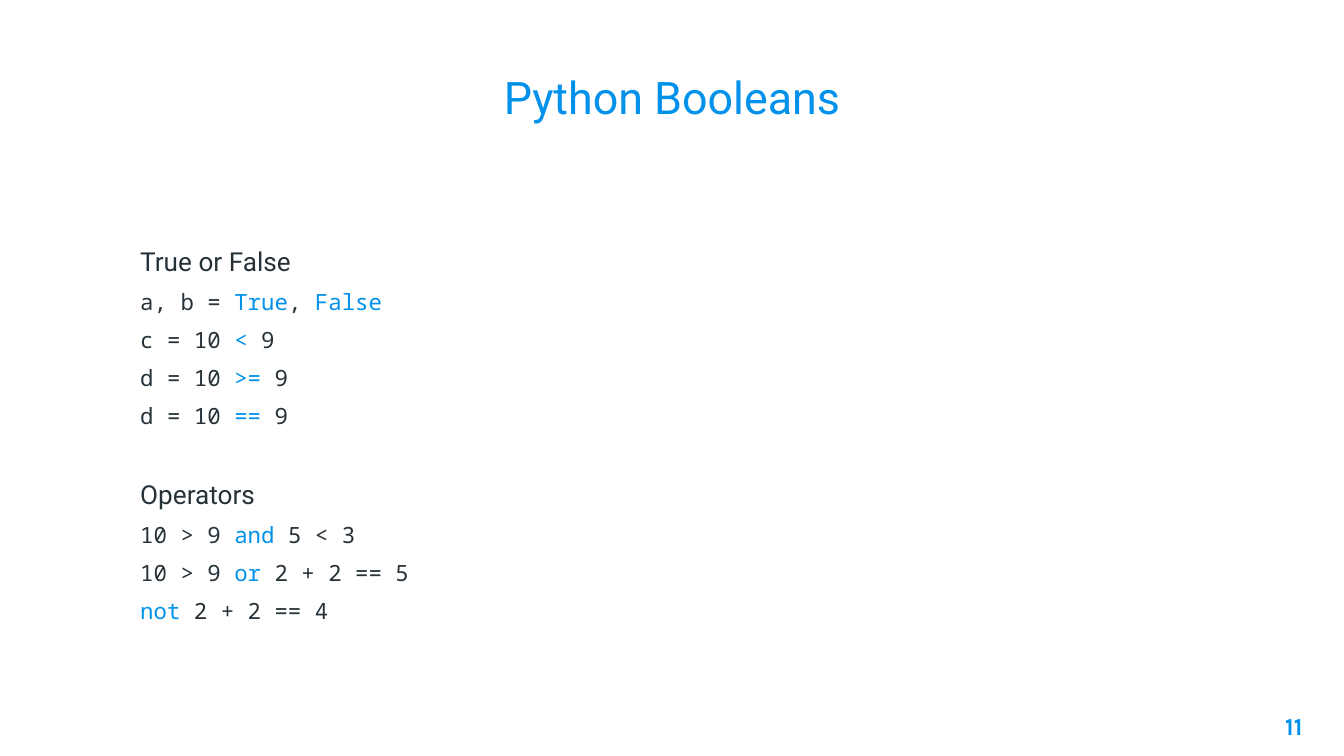
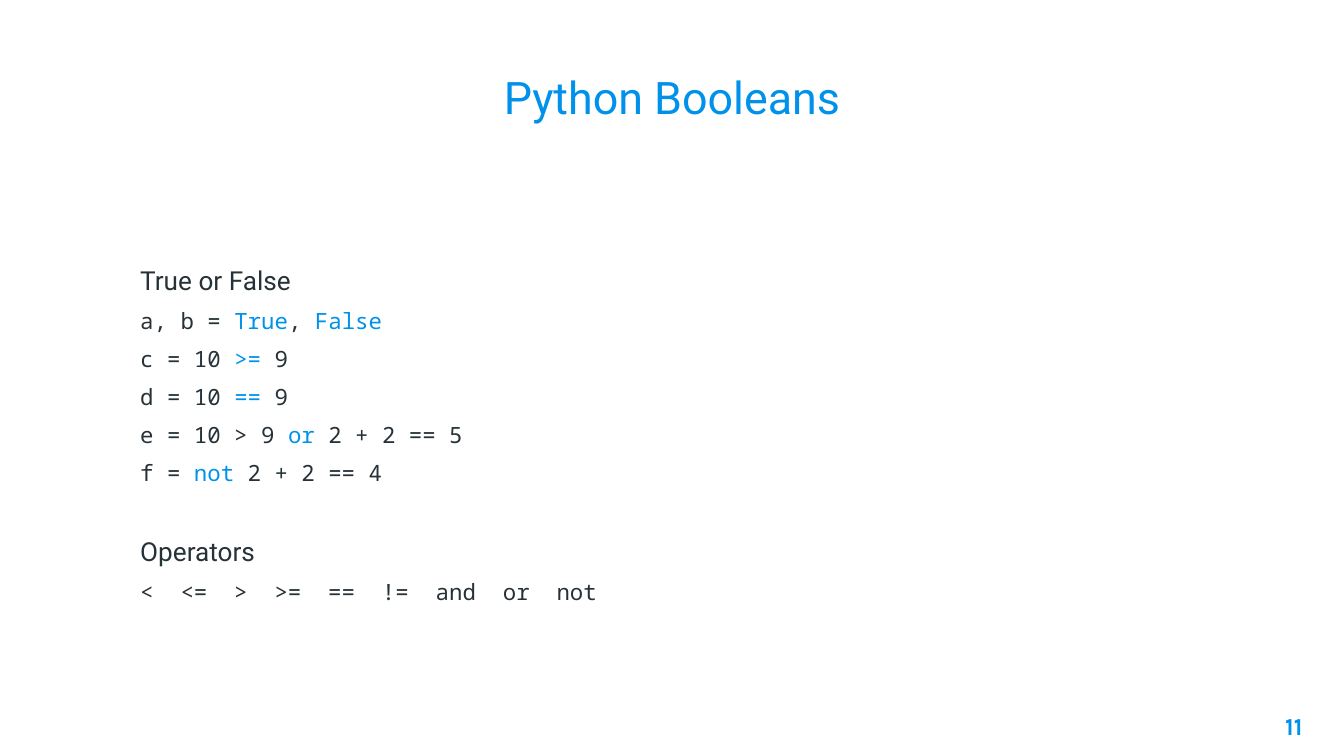
Before and after one commit to AleeRezaa/learn-python, a slide deck: slide 11 of Python.pptx. Drawn at 1344x756 pixels with LibreOffice and Linux fonts; fonts in the diff are those of the drawing; background and template pictures are left out. Boxes give left, top, right and bottom in pixels: in the first picture for what was removed or moved away, otherwise in the second. Text is boxed around its words. In the diff, an @@ line names an element or a change of style, - is before the commit and + after.

```diff
--- a/Python.pptx
+++ b/Python.pptx
@@ text at [140, 351, 288, 368]: text changed @@
-c = 10 < 9
-d = 10 >= 9
+c = 10 >= 9
@@ text at [140, 427, 462, 482]: paragraphs added @@
+e = 10 > 9 or 2 + 2 == 5
+f = not 2 + 2 == 4
@@ text at [436, 583, 597, 601]: text changed @@
-10 > 9 and 5 < 3
-10 > 9 or 2 + 2 == 5
-not 2 + 2 == 4
+< <= > >= == != and or not
```
Also in this commit, not shown: 5 other slides changed, 2 slides added, 1 other file.
